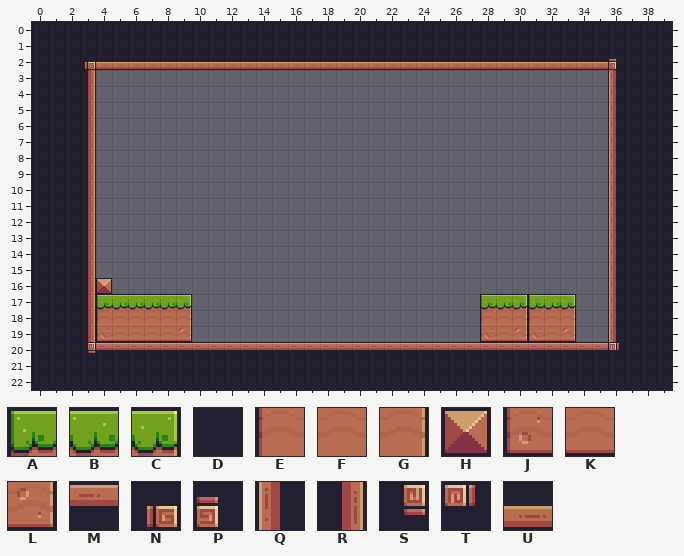
Tiled map: pixel_adventure/assets/tiles/Level-01.tmx. The first picture shows the starting point.
Cells are 16x16 px. Shown: x 0..39, y 0..22.
Key: from "Pixel Adventure": A 6, B 7, C 8, D 23, E 28, F 29, G 30, H 34, J 50, K 51, L 52, M 89, N 91, P 92, Q 110, R 112, S 113, T 114, U 133.
_ is an empty cell.
Layer "Background" before, first column x 0:
 0 DDDDDDDDDDDDDDDDDDDDDDDDDDDDDDDDDDDDDDDD
 1 DDDDDDDDDDDDDDDDDDDDDDDDDDDDDDDDDDDDDDDD
 2 DDDNUUUUUUUUUUUUUUUUUUUUUUUUUUUUUUUUPDDD
 3 DDDR________________________________QDDD
 4 DDDR________________________________QDDD
 5 DDDR________________________________QDDD
 6 DDDR________________________________QDDD
 7 DDDR________________________________QDDD
 8 DDDR________________________________QDDD
 9 DDDR________________________________QDDD
10 DDDR________________________________QDDD
11 DDDR________________________________QDDD
12 DDDR________________________________QDDD
13 DDDR________________________________QDDD
14 DDDR________________________________QDDD
15 DDDR________________________________QDDD
16 DDDRH_______________________________QDDD
17 DDDRABBBBC__________________ABCABC__QDDD
18 DDDREFFFFG__________________EFGEFG__QDDD
19 DDDRJKKKKL__________________JKLJKL__QDDD
20 DDDSMMMMMMMMMMMMMMMMMMMMMMMMMMMMMMMMTDDD
21 DDDDDDDDDDDDDDDDDDDDDDDDDDDDDDDDDDDDDDDD
22 DDDDDDDDDDDDDDDDDDDDDDDDDDDDDDDDDDDDDDDD
After the commit:
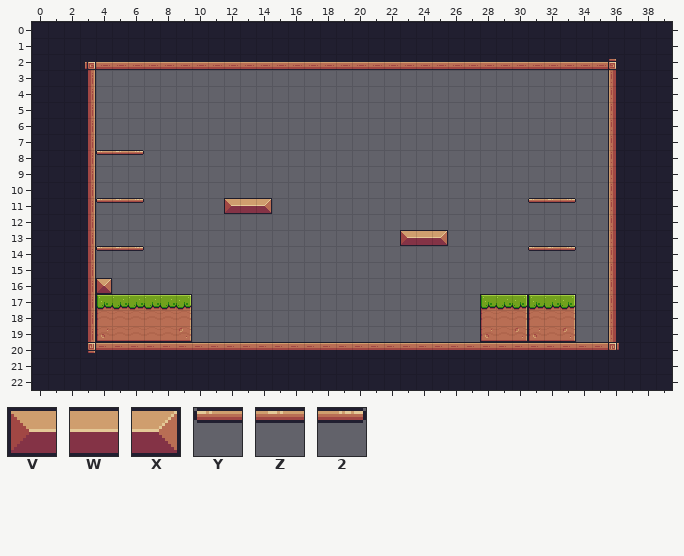
Further tiles: from "Pixel Adventure": V 12, W 13, X 14, Y 39, Z 40, 2 41.
Diff:
Changed rows in their new state; . is an unchanged cell.
Layer "Background":
first column x 4:
 8 YZ2...........................
11 YZ2.....VWX................YZ2
13 ...................VWX........
14 YZ2........................YZ2
Boxes around the changes in both pictures, in picture pixels (x1, y1, x2, y2):
added: (96, 150, 144, 155)
added: (96, 198, 144, 203)
added: (224, 198, 272, 214)
added: (528, 198, 576, 203)
added: (400, 230, 448, 246)
added: (96, 246, 144, 251)
added: (528, 246, 576, 251)
